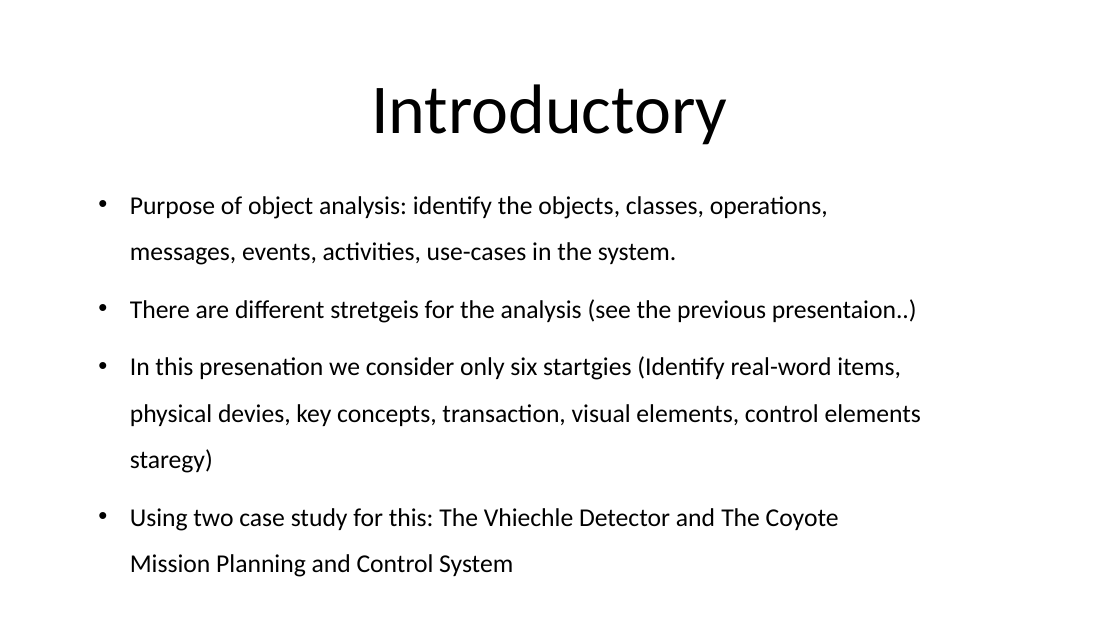
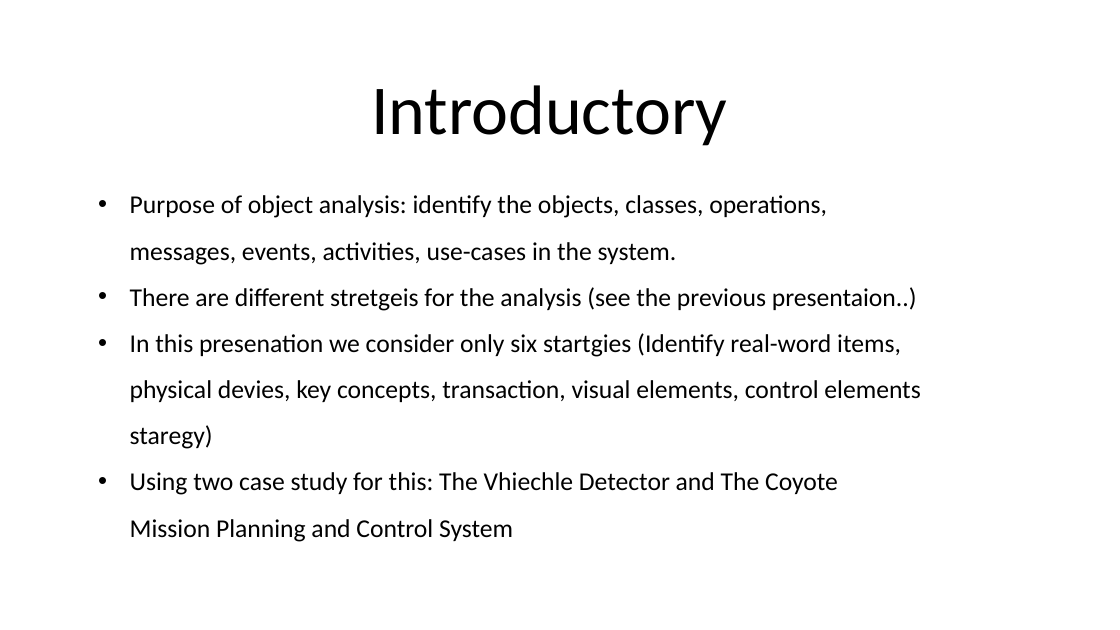
Before and after one commit to nagyandras95/Egyetem, a slide deck: slide 1 of information_systems/real_time_uml/prezi.pptx. Drawn at 1120x630 pixels with LibreOffice and Linux fonts; fonts in the diff are those of the drawing. Boxes give left, top, right and bottom in pixels: in the first picture for what was removed or moved away, otherwise in the second. Text is boxed around its words. In the diff, an @@ line names an element or a change of style, - is before the commit and + after.

```diff
--- a/information_systems/real_time_uml/prezi.pptx
+++ b/information_systems/real_time_uml/prezi.pptx
@@ text "Purpose of object analysis: identify ..." at [130,195,920,542]: indent changed; less space between paragraphs @@
```
Also in this commit, not shown: 7 other slides changed, 2 slides added, 7 other files.
